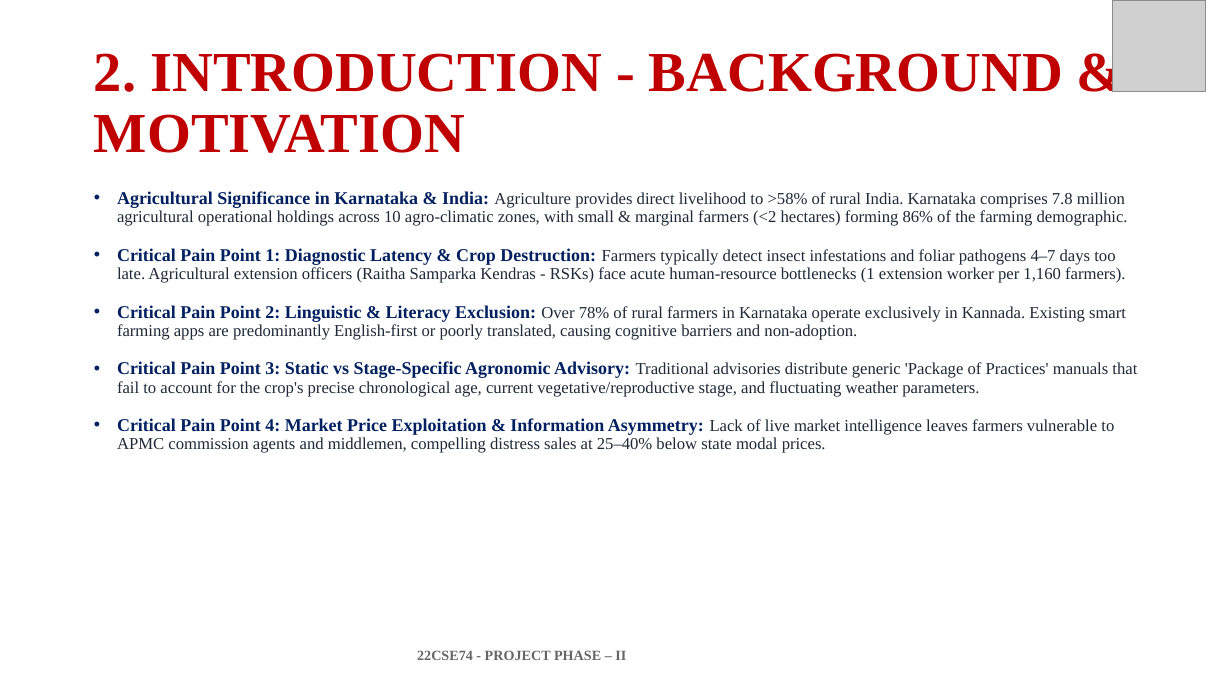
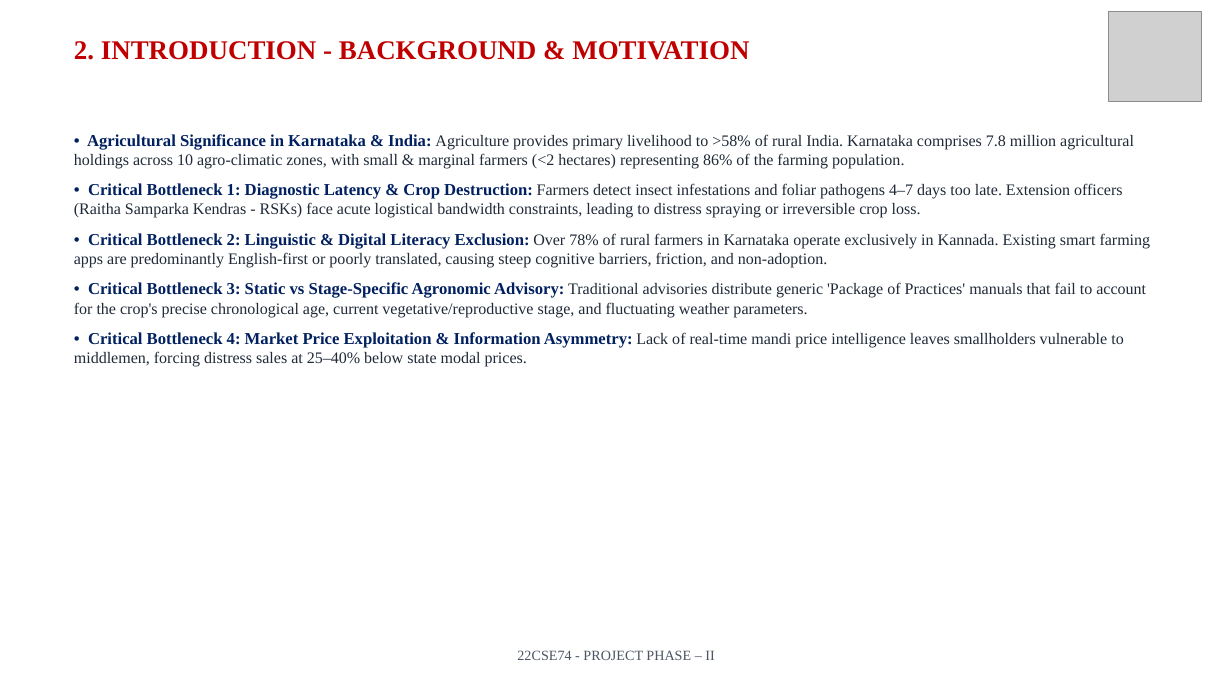
Before and after one commit to Naveenkm07/Major-Krushikadhara-figma, a slide deck: slide 4 of Project Phase-II_Review 2_ PPT Template.pptx. Drawn at 1232x693 pixels with LibreOffice and Linux fonts; fonts in the diff are those of the drawing; grey boxes stand for pictures. Boxes give left, top, right and bottom in pixels: in the first picture for what was removed or moved away, otherwise in the second. Text is boxed around its words. In the diff, an @@ line names an element or a change of style, - is before the commit and + after.

Commit message:
fix(ppt): resolve title and image overlaps, upgrade flow diagrams to ultra-HD 3000x1500 Retina quality, and polish slide layouts

```diff
--- a/Project Phase-II_Review 2_ PPT Template.pptx
+++ b/Project Phase-II_Review 2_ PPT Template.pptx
@@ picture: place and size @@
-picture at (1113, 1, 1205, 91)
+picture at (1109, 11, 1202, 102)
@@ text "2. INTRODUCTION - BACKGROUND & ...": place and size @@
-text "2. INTRODUCTION - BACKGROUND & ..." at (94, 53, 1063, 153)
+text "2. INTRODUCTION - BACKGROUND & ..." at (74, 41, 749, 60)
@@ text "2. INTRODUCTION - BACKGROUND & ..." at (74, 41, 749, 60): size 44 to 21 pt; line spacing 0.9 to 1; vertical alignment middle to top @@
@@ text at (74, 134, 1151, 367): text changed; size 13 to 12.5 pt @@
-• Agricultural Significance in Karnataka & India: Agriculture provides direct livelihood to >58% of rural India. Karnataka comprises 7.8 million agricultural operational holdings across 10 agro-climatic zones, with small & marginal farmers (<2 hectares) forming 86% of the farming demographic.
-• Critical Pain Point 1: Diagnostic Latency & Crop Destruction: Farmers typically detect insect infestations and foliar pathogens 4–7 days too late. Agricultural extension officers (Raitha Samparka Kendras - RSKs) face acute human-resource bottlenecks (1 extension worker per 1,160 farmers).
-• Critical Pain Point 2: Linguistic & Literacy Exclusion: Over 78% of rural farmers in Karnataka operate exclusively in Kannada. Existing smart farming apps are predominantly English-first or poorly translated, causing cognitive barriers and non-adoption.
-• Critical Pain Point 3: Static vs Stage-Specific Agronomic Advisory: Traditional advisories distribute generic 'Package of Practices' manuals that fail to account for the crop's precise chronological age, current vegetative/reproductive stage, and fluctuating weather parameters.
-• Critical Pain Point 4: Market Price Exploitation & Information Asymmetry: Lack of live market intelligence leaves farmers vulnerable to APMC commission agents and middlemen, compelling distress sales at 25–40% below state modal prices.
+• Agricultural Significance in Karnataka & India: Agriculture provides primary livelihood to >58% of rural India. Karnataka comprises 7.8 million agricultural holdings across 10 agro-climatic zones, with small & marginal farmers (<2 hectares) representing 86% of the farming population.
+• Critical Bottleneck 1: Diagnostic Latency & Crop Destruction: Farmers detect insect infestations and foliar pathogens 4–7 days too late. Extension officers (Raitha Samparka Kendras - RSKs) face acute logistical bandwidth constraints, leading to distress spraying or irreversible crop loss.
+• Critical Bottleneck 2: Linguistic & Digital Literacy Exclusion: Over 78% of rural farmers in Karnataka operate exclusively in Kannada. Existing smart farming apps are predominantly English-first or poorly translated, causing steep cognitive barriers, friction, and non-adoption.
+• Critical Bottleneck 3: Static vs Stage-Specific Agronomic Advisory: Traditional advisories distribute generic 'Package of Practices' manuals that fail to account for the crop's precise chronological age, current vegetative/reproductive stage, and fluctuating weather parameters.
+• Critical Bottleneck 4: Market Price Exploitation & Information Asymmetry: Lack of real-time mandi price intelligence leaves smallholders vulnerable to middlemen, forcing distress sales at 25–40% below state modal prices.
@@ text "22CSE74 - PROJECT PHASE – ..." at (517, 650, 714, 660): text colour #666666 to #4B5563, bold off; alignment left to centre @@
```
Also in this commit, not shown: 10 other slides changed, 10 slides added, 10 slides removed, 11 other files.
